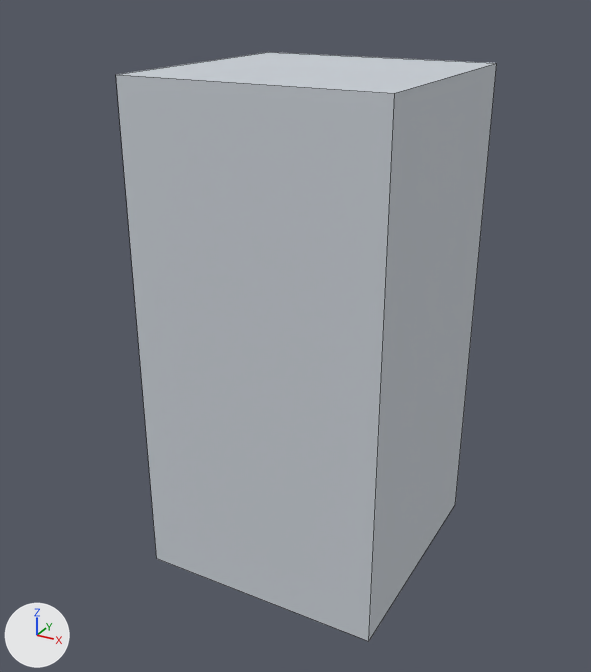
Before and after pictures for a commit that changed the FBX model Assets/Integrante4/Art/Grecia/grecia_tower.fbx.
Before and after are seen from a camera (50 mm lens) standing at (5.61, -10.86, 5.2) and looking at (-0.23, -0.25, -0.11). Every picture has the same lights, and +X, +Y and +Z are marked at lower left. The first picture is the older version. Mesh edges are drawn as thin lines.

The first picture shows 'grecia_tower'.
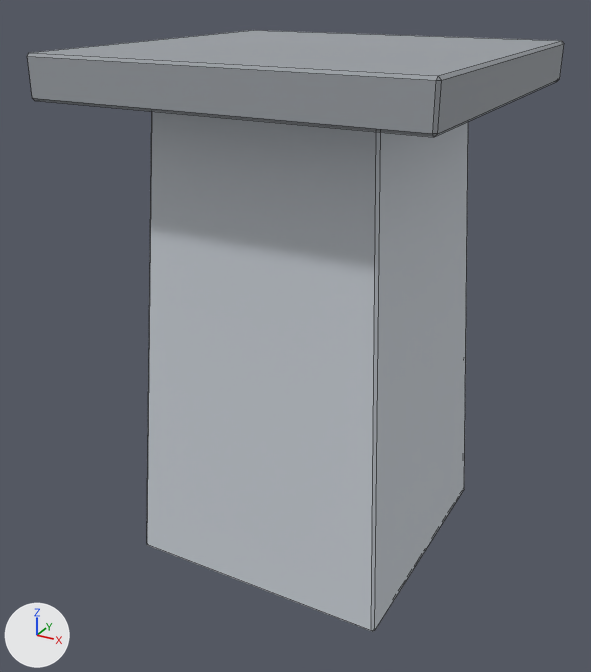
The edits, one by one:
Material 'grecia_trim' (mat_grecia_trim) is new.
Its base color is (0.326, 0.348, 0.374) (grey #9b9fa5).
Its roughness is 0.85.
me_cubo_002 is used by ob_grecia_tower; location (0.0, 0.0, 0.0).
me_cubo_002 had 8 vertices, 6 faces and spanned x -2.0..2.0, y -2.0..2.0, z -4.0..4.0.
me_cubo_002 now has 48 vertices, 52 faces and spans x -2.8..2.8, y -3.7..4.3, z -2.8..2.8.
me_cubo_002 part 1: the whole mesh is rebuilt.
me_cubo_002 gains material mat_grecia_trim (grey #9b9fa5).
Object 'grecia_tower' (ob_grecia_tower) turns from (0, 0, 0) to (90, 0, 0) degrees about x, y and z.

Boxes (x1, y1, x2, y2) around the edits, measured in the pictures (591 x 672 px):
'grecia_tower', reshaped, turned
    before: (116, 52, 497, 641)
    after: (27, 30, 564, 632)
